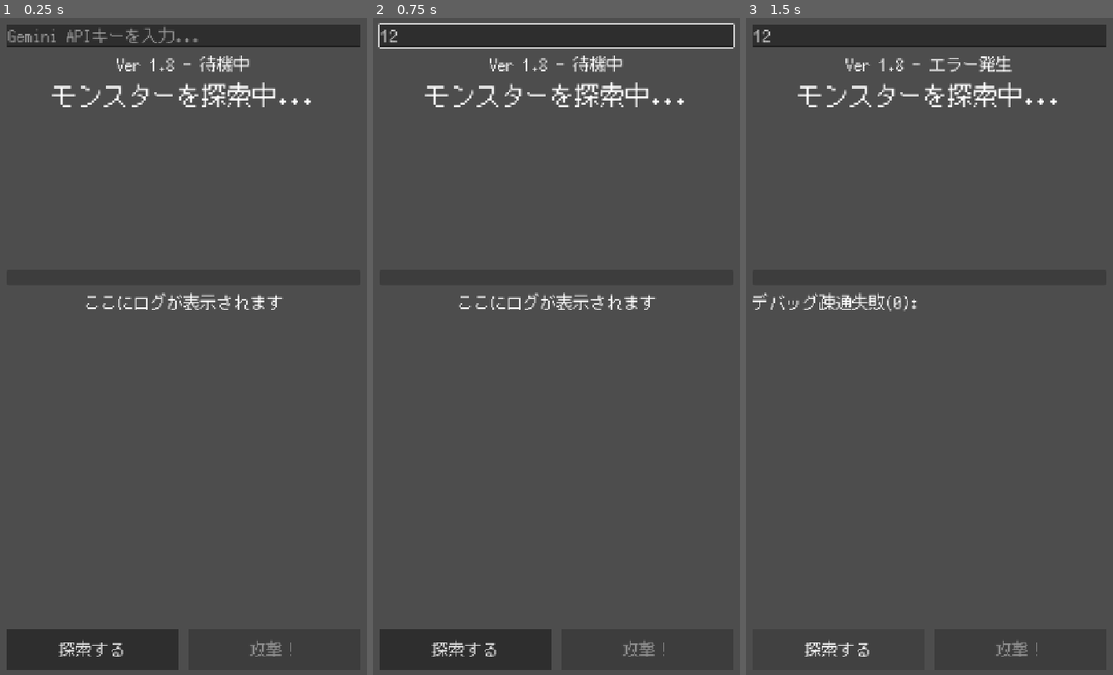
Above: before the commit, frames 1-3 (left to right).
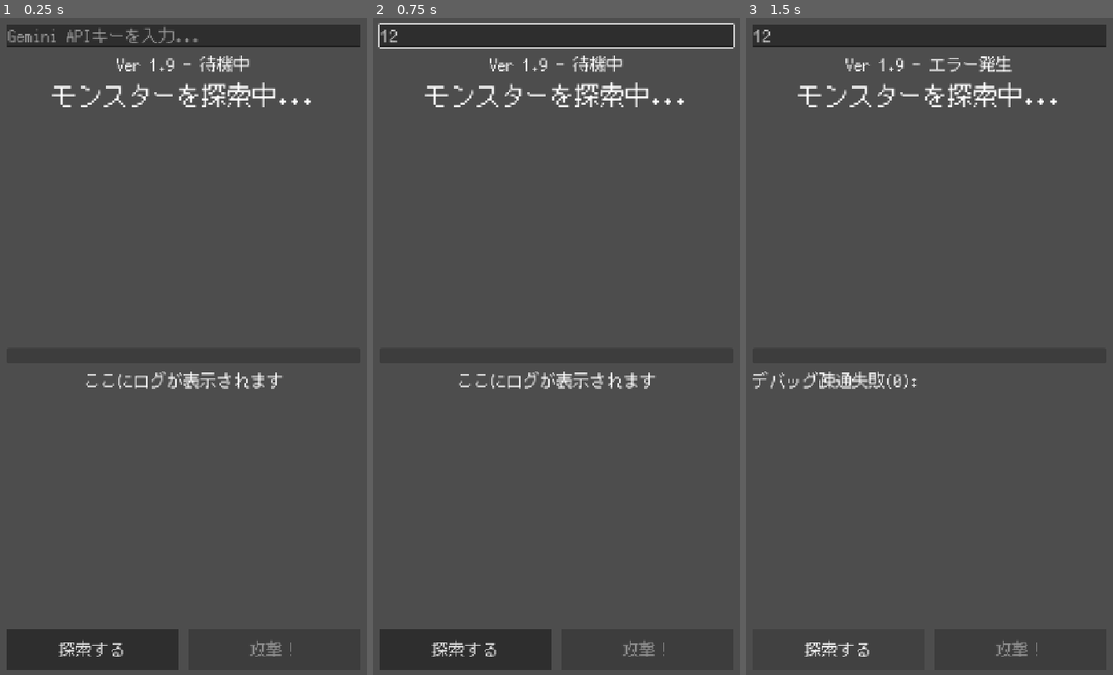
Above: after the commit, the same moments.

Repository: Usobanana/antigravity-aitest001
Game: Godot game, scene res://scenes/main.tscn
The game is run twice, just before and just after one commit, with the same random seed, the same clock (stepped at 60 frames per second) and the same inputs.
Inputs (mouse positions are in pixels of both pictures, inside the frame that each line leads up to):
- Up to frame 1 (0.25 s): no input
- Up to frame 2 (0.75 s): click (556, 37) at 0.52 s; type "12" at 0.6 s
- Up to frame 3 (1.5 s): click "探索する" at 1.25 s

The runs differ from the first frame. In frame 1, 1.0% of the frame differs, in the area x 23-78%, y 6-57%; in frame 2, 1.0%; in frame 3, 0.9%.

Commit message:
feat: increase monster image size and add STYLE_PROMPT (Ver 1.9)

Diff:
--- a/新しいゲームプロジェクト/scenes/main.tscn
+++ b/新しいゲームプロジェクト/scenes/main.tscn
@@ -49,7 +49,7 @@
 horizontal_alignment = 1
 
 [node name="MonsterImage" type="TextureRect" parent="UI/MonsterInfo"]
-custom_minimum_size = Vector2(0, 300)
+custom_minimum_size = Vector2(0, 450)
 layout_mode = 2
 expand_mode = 2
 stretch_mode = 5
--- a/新しいゲームプロジェクト/scripts/main.gd
+++ b/新しいゲームプロジェクト/scripts/main.gd
@@ -12,7 +12,8 @@
 @onready var api_key_input = $UI/APIKeyInput
 @onready var monster_image = $UI/MonsterInfo/MonsterImage
 const SAVE_PATH = "user://settings.cfg"
-const APP_VERSION = "Ver 1.8"
+const APP_VERSION = "Ver 1.9"
+const STYLE_PROMPT = "digital illustration, dark fantasy, epic, highly detailed, cinematic lighting, centered on solid dark background"
 
 var image_http_request: HTTPRequest
 
@@ -115,7 +116,8 @@
 func _fetch_monster_image(prompt: String):
 	# Pollinations.ai を使用して画像を生成・取得
 	monster_image.texture = null # 前の画像をクリア
-	var encoded_prompt = (prompt + " pixel art sprite, dark background").uri_encode()
+	var combined_prompt = prompt + ", " + STYLE_PROMPT
+	var encoded_prompt = combined_prompt.uri_encode()
 	var url = "https://image.pollinations.ai/prompt/" + encoded_prompt + "?width=512&height=512&nologo=true&seed=" + str(randi())
 
 	log_label.text += "\n[color=gray](画像を生成中...)[/color]"
